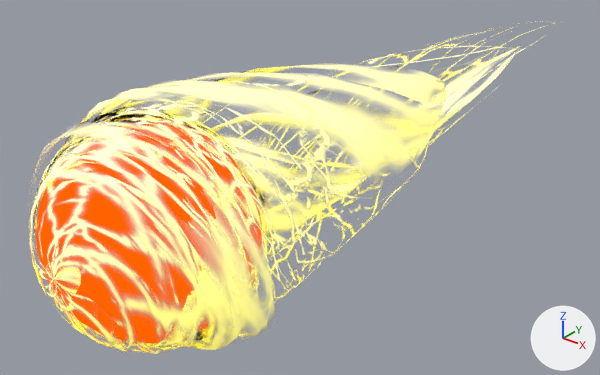
Two versions of the Blender file public/meshes/EpicStore/Fireball/source/FireballGlobular.blend, one commit apart.
Both versions are drawn from a camera (50 mm lens) standing at (5.17, -4.32, 3.64) and looking at (-0.73, 3.05, -0.93). The axes (+X, +Y, +Z) are drawn at lower right. The lights are the same throughout.

The scene before the commit, as lines of its bpy script (objects in view):
```python
ob_sphere = bpy.data.objects.new('Sphere', me_sphere)
ob_sphere.parent = ob_fireball
ob_sphere.location = (0.0, 0.0, 0.0)
ob_sphere_001 = bpy.data.objects.new('Sphere.001', me_sphere_001)
ob_sphere_001.parent = ob_fireball
ob_sphere_001.location = (0.0, 0.0, 0.0)
ob_sphere_002 = bpy.data.objects.new('Sphere.002', me_sphere_002)
ob_sphere_002.parent = ob_fireball
ob_sphere_002.location = (0.0, 0.0, 0.0)
ob_sphere_003 = bpy.data.objects.new('Sphere.003', me_sphere_003)
ob_sphere_003.parent = ob_fireball
ob_sphere_003.location = (0.0, 0.0, 0.0)
ob_sphere_004 = bpy.data.objects.new('Sphere.004', me_sphere_004)
ob_sphere_004.parent = ob_fireball
ob_sphere_004.location = (0.0, 0.0, -1.228)
ob_sphere_005 = bpy.data.objects.new('Sphere.005', me_sphere_005)
ob_sphere_005.parent = ob_fireball
ob_sphere_005.location = (0.0, 0.0, -1.228)
ob_sphere_005.scale = (0.809, 0.904, 1.0)
```
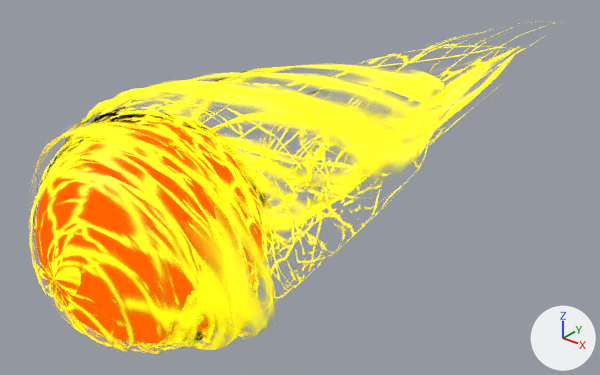
Location of each change, (x1, y1, x2, y2) in pixels of the pictures (600 x 375 px):
'Sphere.004', recoloured (beige to yellow)
    both: (47, 45, 522, 350)
'Sphere.002', recoloured (beige to yellow)
    both: (29, 111, 268, 354)
'Sphere.005', recoloured (beige to yellow)
    both: (34, 22, 555, 341)
'Sphere.001', recoloured (beige to yellow)
    both: (30, 117, 267, 348)
'Sphere.003', recoloured
    both: (47, 113, 252, 331)

Patch to the scene script:
```diff
--- a/public/meshes/EpicStore/Fireball/source/FireballGlobular.blend.py
+++ b/public/meshes/EpicStore/Fireball/source/FireballGlobular.blend.py
@@ mat_flames @@
 n3 = _N.new('ShaderNodeBsdfPrincipled'); n3.name = 'Principled BSDF'
 n3.inputs[28].default_value = 1.0  # 'Emission Strength'
+n3.inputs[0].default_value = (1.0, 0.905, 0.0, 1.0)  # 'Base Color', yellow #fff400
 n4 = _N.new('ShaderNodeTexImage'); n4.name = 'Image Texture.002'
```
